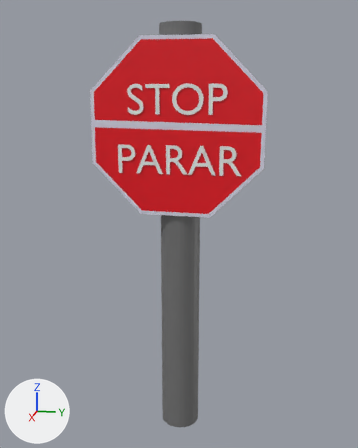
Before and after pictures for a commit that changed the FBX model Assets/Models/stop_sign_billingual(taller).fbx.
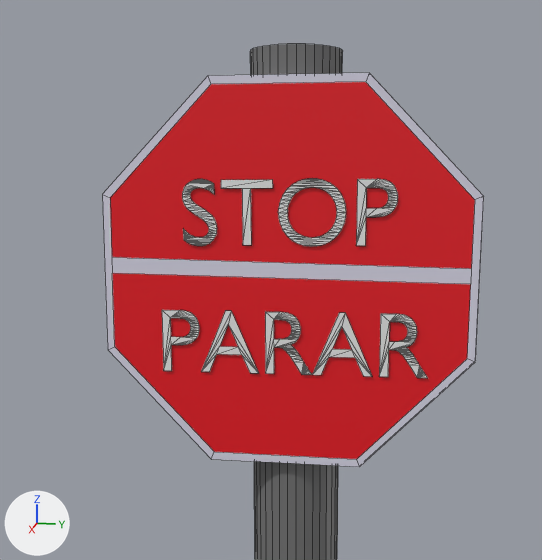
Old and new are each drawn whole from a camera (50 mm lens) standing at (23.45, 5.38, 16.51) and looking at (-0.9, 0.51, 10.42) and again close up on the part from 12% to 82% of the width and 0% to 58% of the height. The lights are fixed; the arrows at lower left show +X, +Y and +Z. The close-ups show mesh edges as thin lines. Where no turn or scale is listed for an object, it has been applied to the vertices.

Objects in the first close-up: 'Circle', 'Cylinder', 'Text', 'Text.001'.
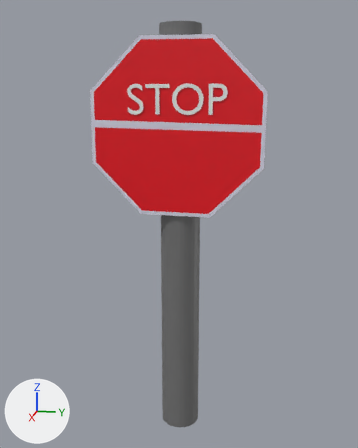
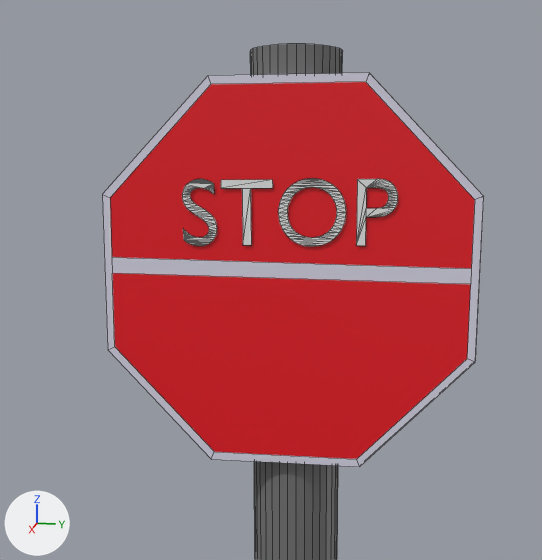
Boxes (x1, y1, x2, y2) around the edits, measured in the close-ups (542 x 560 px):
'Text.001', deleted
    before: (162, 310, 428, 378)

What changed in the scene script:
```text
Remove ob_text_001:
    ob_text_001 = bpy.data.objects.new('Text.001', me_text_001)
    ob_text_001.location = (0.39, -2.36, 13.16)
```
